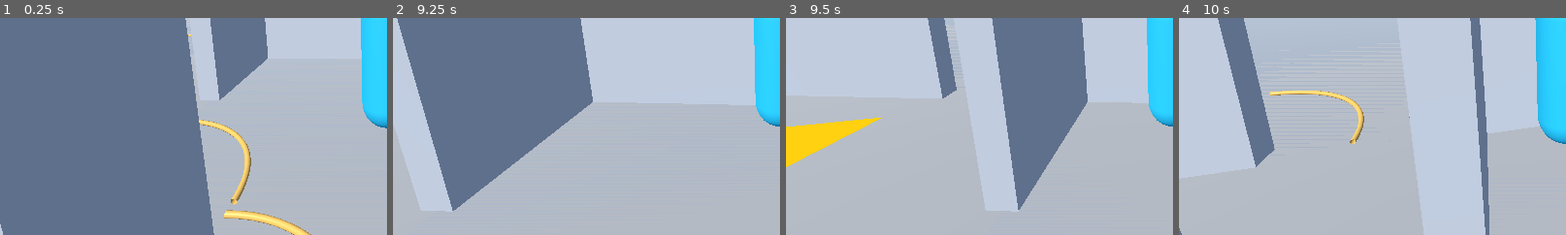
Above: before the commit, frames 1-4 (left to right).
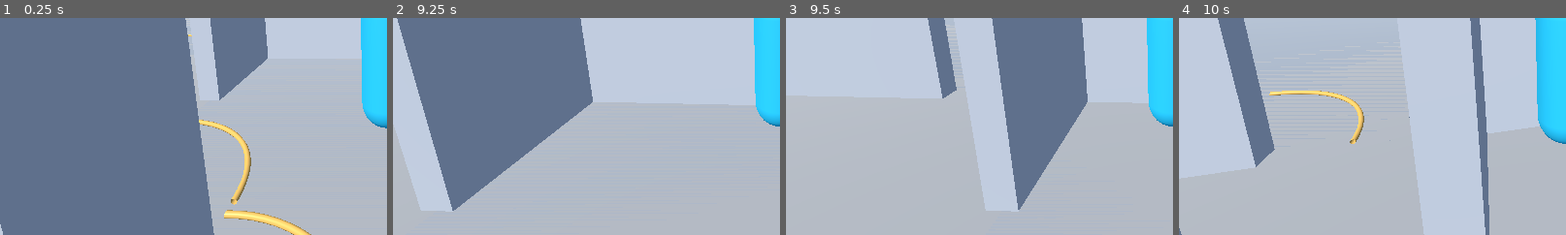
Above: after the commit, the same moments.

Repository: evanqjones/Comp440Project3
Game: Godot game, scene res://scenes/school_blockout_preview.tscn
Two runs of this game, one before a commit and one after it. Both use one fixed random seed, a clock stepped at 60 frames per second and the inputs below.
Inputs (mouse positions are % of the whole screen's width and height, from its top left):
- Up to frame 1 (0.25 s): no input
- Up to frame 2 (9.25 s): tap Enter at 0.5, 7.25 s; move the mouse to (55, 50) at 0.52 s; hold Shift 0.53-1.28 s; hold W 0.53-5.78 s; move the mouse to (45, 50) at 1.27 s; tap Z every 1.5 s from 1.35 to 8.85 s; move the mouse to (52, 48) at 2.02 s; hold Shift 2.03-2.78 s; move the mouse to (49, 52) at 2.77 s; move the mouse to (57, 51) at 3.52 s; hold Shift 3.53-4.28 s; move the mouse to (42, 49) at 4.27 s; move the mouse to (51, 50) at 5.02 s; hold Shift 5.03-5.78 s; move the mouse to (46, 48) at 5.77 s; hold D 5.78-6.53 s; tap Space at 6.5 s; move the mouse to (55, 50) at 6.52 s; hold Shift 6.53-7.28 s; hold W 6.53-8.78 s; move the mouse to (45, 50) at 7.27 s; move the mouse to (52, 48) at 8.02 s; hold Shift 8.03-8.78 s; move the mouse to (49, 52) at 8.77 s; hold A from 8.78 s (still down)
- Up to frame 3 (9.5 s): keep holding A
- Up to frame 4 (10 s): move the mouse to (57, 51) at 9.52 s; release A at 9.53 s; hold W from 9.53 s (still down); hold Shift from 9.53 s (still down)
The pictures show only the part of the screen within x 0-50%, y 50-100%; the shares and areas given below are measured in that part.

Frames 1-2 are identical in both runs. In frame 3, 2.3% of the frame differs, in the area x 0-25%, y 45-69%; in frame 4, less than 0.1%.

Commit message:
Add monster hallway patrol movement

Diff:
--- a/scenes/monster_placeholder.gd
+++ b/scenes/monster_placeholder.gd
@@ -1,10 +1,58 @@
-extends Node3D
+extends CharacterBody3D
 
 @export_range(0.25, 20.0, 0.125) var sight_distance: float = 3.0
 @export_range(0.125, 8.0, 0.03125) var sight_half_width: float = 1.125
+@export_range(0.1, 3.0, 0.1) var preview_patrol_speed: float = 0.7
+@export_range(0.25, 5.0, 0.25) var preview_patrol_half_length: float = 1.75
+
+signal monster_state_changed(state_id: StringName)
+
+var current_state: StringName = &"PATROL"
+var _patrol_origin: Vector3
+var _patrol_axis := Vector3.RIGHT
+var _patrol_progress := 0.0
+var _patrol_sign := 1.0
+var _patrol_active := false
 
 func _ready() -> void:
     _create_opaque_search_cone()
+
+func start_preview_hallway_patrol(axis: Vector3) -> void:
+    axis.y = 0.0
+    if axis.length_squared() < 0.001:
+        return
+    _patrol_axis = axis.normalized()
+    _patrol_origin = global_position
+    _patrol_progress = 0.0
+    _patrol_sign = 1.0
+    _patrol_active = true
+    current_state = &"PATROL"
+    monster_state_changed.emit(current_state)
+
+func _physics_process(delta: float) -> void:
+    if not _patrol_active:
+        return
+
+    var next_progress := _patrol_progress + _patrol_sign * preview_patrol_speed * delta
+    if next_progress >= preview_patrol_half_length:
+        next_progress = preview_patrol_half_length
+        _patrol_sign = -1.0
+    elif next_progress <= -preview_patrol_half_length:
+        next_progress = -preview_patrol_half_length
+        _patrol_sign = 1.0
+
+    var destination := _patrol_origin + _patrol_axis * next_progress
+    var previous_position := global_position
+    velocity = (destination - global_position) / maxf(delta, 0.001)
+    move_and_slide()
+    var moved := (global_position - previous_position).dot(_patrol_axis)
+    if absf(moved) < 0.001 and absf(next_progress - _patrol_progress) > 0.001:
+        _patrol_sign *= -1.0
+    else:
+        _patrol_progress += moved
+
+    var facing := _patrol_axis * _patrol_sign
+    look_at(global_position + facing, Vector3.UP)
 
 func _create_opaque_search_cone() -> void:
     var surface := SurfaceTool.new()
--- a/scenes/monster_placeholder.tscn
+++ b/scenes/monster_placeholder.tscn
@@ -6,12 +6,23 @@
 radius = 0.48
 height = 3.0
 
+[sub_resource type="CapsuleShape3D" id="CapsuleShape3D_monster"]
+radius = 0.42
+height = 3.0
+
 [sub_resource type="StandardMaterial3D" id="Material_monster"]
 albedo_color = Color(0.045, 0.055, 0.075, 1)
 roughness = 0.82
 
-[node name="MonsterPlaceholder" type="Node3D"]
+[node name="MonsterPlaceholder" type="CharacterBody3D"]
+collision_layer = 2
+collision_mask = 1
+floor_snap_length = 0.4
 script = ExtResource("1_monster")
+
+[node name="CollisionShape3D" type="CollisionShape3D" parent="."]
+position = Vector3(0, 1.5, 0)
+shape = SubResource("CapsuleShape3D_monster")
 
 [node name="TallCapsule" type="MeshInstance3D" parent="."]
 position = Vector3(0, 1.5, 0)
--- a/scenes/school_blockout_preview.gd
+++ b/scenes/school_blockout_preview.gd
@@ -4,7 +4,7 @@
 
 @onready var school: Node3D = $School
 @onready var player: CharacterBody3D = $PlayerPlaceholder
-@onready var monster: Node3D = $MonsterPlaceholder
+@onready var monster: CharacterBody3D = $MonsterPlaceholder
 @onready var preview_environment: WorldEnvironment = $WorldEnvironment
 @onready var preview_light: DirectionalLight3D = $PreviewLight
 @onready var bell_status: Label = $DebugOverlay/BellStatus
@@ -21,7 +21,7 @@
     if generate_school_collision:
         _add_school_collisions(school)
     _place_player_at_nurse_office()
-    _place_monster_near_lobby()
+    _place_monster_deeper_in_hallway()
     _apply_bell_debug_state()
 
 func _unhandled_input(event: InputEvent) -> void:
@@ -71,31 +71,33 @@
     else:
         player.position = Vector3(38.6, 0.14, 28.35)
 
-func _place_monster_near_lobby() -> void:
+func _place_monster_deeper_in_hallway() -> void:
     var lobby_floor: MeshInstance3D = _find_room_floor(school, "lobby floor")
     if lobby_floor == null or lobby_floor.mesh == null:
-        monster.global_position = player.global_position + Vector3(-4.0, 0.0, 0.0)
-        monster.look_at(Vector3(player.global_position.x, monster.global_position.y, player.global_position.z), Vector3.UP)
+        monster.global_position = player.global_position + Vector3(-8.0, 0.0, -3.0)
+        monster.start_preview_hallway_patrol(Vector3.RIGHT)
         return
 
     var bounds: AABB = lobby_floor.global_transform * lobby_floor.mesh.get_aabb()
     var center := bounds.position + bounds.size * 0.5
-    var direction := player.global_position - center
+    var inner_room_floor: MeshInstance3D = _find_room_floor(school, "classroom d floor")
+    var inner_target := center + Vector3(-2.0, 0.0, -3.0)
+    if inner_room_floor != null and inner_room_floor.mesh != null:
+        var inner_bounds: AABB = inner_room_floor.global_transform * inner_room_floor.mesh.get_aabb()
+        inner_target = inner_bounds.position + inner_bounds.size * 0.5
+    var direction := inner_target - center
     direction.y = 0.0
     if direction.length_squared() > 0.001:
         direction = direction.normalized()
     else:
-        direction = Vector3.FORWARD
+        direction = Vector3(0.0, 0.0, -1.0)
 
     monster.global_position = Vector3(
-        center.x + direction.x * 7.0,
+        center.x + direction.x * 2.5,
         bounds.position.y + bounds.size.y,
-        center.z + direction.z * 7.0
+        center.z + direction.z * 2.5
     )
-    var look_target := player.global_position
-    look_target.y = monster.global_position.y
-    if monster.global_position.distance_squared_to(look_target) > 0.001:
-        monster.look_at(look_target, Vector3.UP)
+    monster.start_preview_hallway_patrol(Vector3.RIGHT)
 
 func _apply_bell_debug_state() -> void:
     preview_environment.environment.background_color = BELL_BACKGROUND if _bell_debug_active else NORMAL_BACKGROUND
Not shown: 1 places in scenes/monster_placeholder.tscn that only renumber resources
Not shown, changed: After-School-AI-GDD/docs/PROGRESS.md
Not shown, changed: GODOT_SCHOOL_PREVIEW.md
Not shown, changed: WORK_LOG.md
